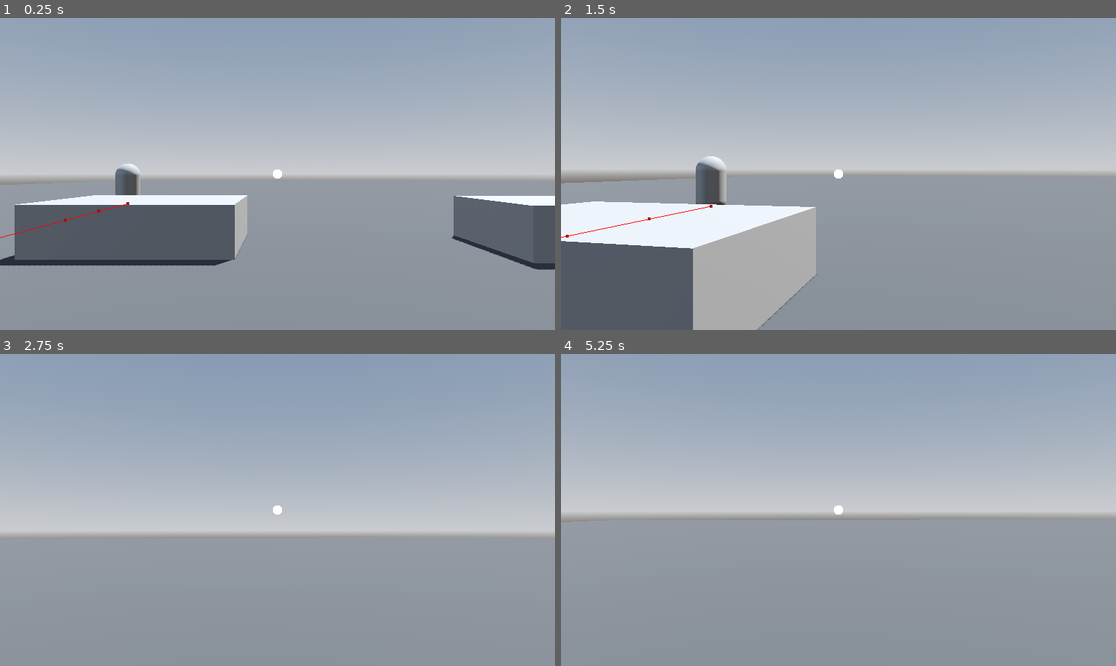
Above: before the commit, frames 1-4 (two rows, left to right).
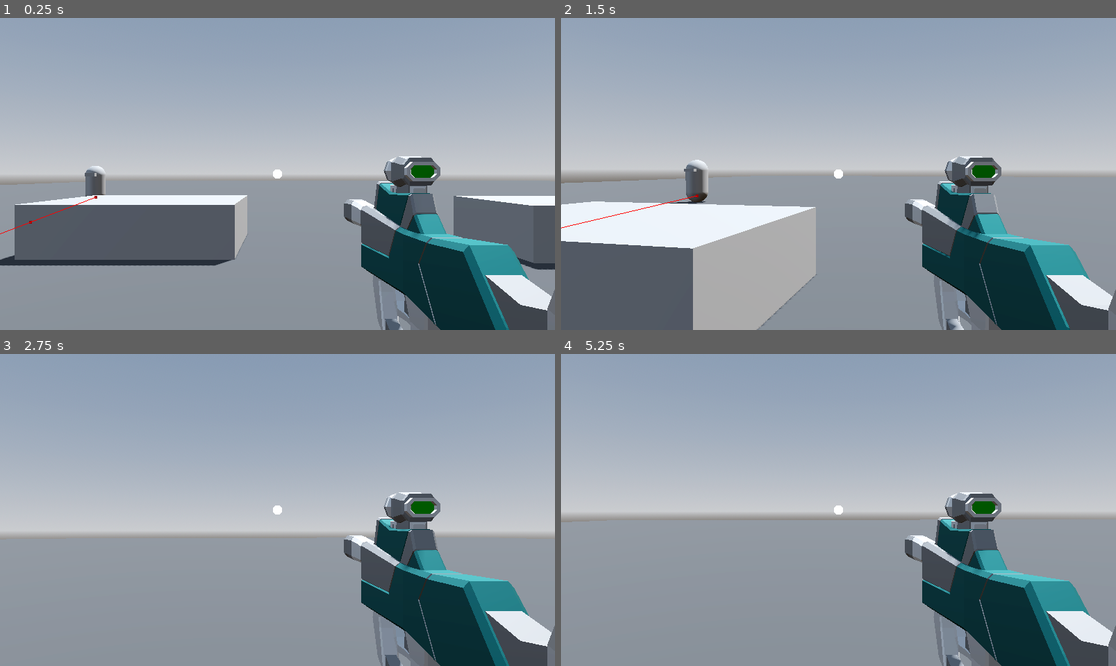
Above: after the commit, the same moments.

Repository: Skufidon-Life/my_godot_test_game
Game: Godot game, scene res://Scenes/level.tscn
The game is run twice, just before and just after one commit, with the same random seed, the same clock (stepped at 60 frames per second) and the same inputs.
Inputs (mouse positions are in pixels of both pictures, inside the frame that each line leads up to):
- Up to frame 1 (0.25 s): no input
- Up to frame 2 (1.5 s): tap Enter at 0.5 s; move the mouse to (866, 174) at 0.52 s; press the mouse at (866, 174) at 0.53 s; hold W (up) from 0.53 s (still down); tap Space (jump) at 0.77 s; move the mouse to (810, 174) at 1.27 s; release the mouse at (810, 174) at 1.28 s; click (810, 174) at 1.35 s
- Up to frame 3 (2.75 s): keep holding W (up); tap Space (jump) at 1.52 s; move the mouse to (288, 503) at 2.02 s; press the mouse at (288, 503) at 2.03 s
- Up to frame 4 (5.25 s): keep holding W (up); tap Space (jump) at 2.75, 3.02, 3.77, 4.25, 4.52 s; move the mouse to (832, 516) at 2.77 s; release the mouse at (832, 516) at 2.78 s; click (832, 516) at 2.85 s; tap Enter at 3.5 s; move the mouse to (877, 513) at 3.52 s; press the mouse at (877, 513) at 3.53 s; move the mouse to (794, 506) at 4.27 s; release the mouse at (794, 506) at 4.28 s; click (794, 506) at 4.35 s; move the mouse to (844, 510) at 5.02 s; press the mouse at (844, 510) at 5.03 s

The runs differ from the first frame. In frame 1, 12% of the frame differs, in the area x 0-100%, y 44-100%; in frame 2, 12%; in frame 3, 11%; in frame 4, 11%.

Commit message:
добавил оружие

Diff:
--- a/Scenes/enemy.tscn
+++ b/Scenes/enemy.tscn
@@ -1,10 +1,51 @@
-[gd_scene load_steps=4 format=3 uid="uid://ut4gfcf2ixel"]
+[gd_scene load_steps=8 format=3 uid="uid://ut4gfcf2ixel"]
 
 [ext_resource type="Script" uid="uid://dw00qjpo0wtx1" path="res://Scripts/enemy.gd" id="1_hghv2"]
 
 [sub_resource type="CapsuleMesh" id="CapsuleMesh_1f0kj"]
 
 [sub_resource type="CapsuleShape3D" id="CapsuleShape3D_afpow"]
+
+[sub_resource type="BoxMesh" id="BoxMesh_hghv2"]
+size = Vector3(0.495, 0.15, 0.46)
+
+[sub_resource type="Animation" id="Animation_1f0kj"]
+resource_name = "hit"
+length = 0.5
+loop_mode = 1
+tracks/0/type = "value"
+tracks/0/imported = false
+tracks/0/enabled = true
+tracks/0/path = NodePath("MeshInstance3D2:position")
+tracks/0/interp = 1
+tracks/0/loop_wrap = true
+tracks/0/keys = {
+"times": PackedFloat32Array(0, 0.233333, 0.5),
+"transitions": PackedFloat32Array(1, 1, 1),
+"update": 0,
+"values": [Vector3(0, 0.518993, 0.402247), Vector3(0, 0.519, 0.517), Vector3(0, 0.518993, 0.402247)]
+}
+
+[sub_resource type="Animation" id="Animation_afpow"]
+length = 0.001
+tracks/0/type = "value"
+tracks/0/imported = false
+tracks/0/enabled = true
+tracks/0/path = NodePath("MeshInstance3D2:position")
+tracks/0/interp = 1
+tracks/0/loop_wrap = true
+tracks/0/keys = {
+"times": PackedFloat32Array(0),
+"transitions": PackedFloat32Array(1),
+"update": 0,
+"values": [Vector3(0, 0.518993, 0.402247)]
+}
+
+[sub_resource type="AnimationLibrary" id="AnimationLibrary_287tu"]
+_data = {
+&"RESET": SubResource("Animation_afpow"),
+&"hit": SubResource("Animation_1f0kj")
+}
 
 [node name="Enemy" type="CharacterBody3D"]
 script = ExtResource("1_hghv2")
@@ -17,3 +58,12 @@
 
 [node name="NavigationAgent3D" type="NavigationAgent3D" parent="."]
 debug_enabled = true
+
+[node name="MeshInstance3D2" type="MeshInstance3D" parent="."]
+transform = Transform3D(1, 0, 0, 0, 1, 0, 0, 0, 1, 0, 0.518993, 0.402247)
+mesh = SubResource("BoxMesh_hghv2")
+
+[node name="AnimationPlayer" type="AnimationPlayer" parent="."]
+libraries = {
+&"": SubResource("AnimationLibrary_287tu")
+}
--- a/Scenes/level.tscn
+++ b/Scenes/level.tscn
@@ -67,4 +67,4 @@
 material = SubResource("StandardMaterial3D_tumq0")
 
 [node name="Enemy" parent="." instance=ExtResource("3_6phgx")]
-transform = Transform3D(1, 0, 0, 0, 1, 0, 0, 0, 1, -17.4497, 1.1, 25.8265)
+transform = Transform3D(1, 0, 0, 0, 1, 0, 0, 0, 1, -20.927, 1.1, 21.4726)
--- a/Scenes/player.tscn
+++ b/Scenes/player.tscn
@@ -1,7 +1,8 @@
-[gd_scene load_steps=5 format=3 uid="uid://dnw0q61hnubg7"]
+[gd_scene load_steps=6 format=3 uid="uid://dnw0q61hnubg7"]
 
 [ext_resource type="Script" uid="uid://ctp40sb6uerb" path="res://Scripts/player.gd" id="1_v0iea"]
 [ext_resource type="Script" uid="uid://b77ciorgyh6ds" path="res://Scripts/camera_3d.gd" id="2_cvnsp"]
+[ext_resource type="PackedScene" uid="uid://c8srx0l7d3lqg" path="res://Scenes/smg.tscn" id="3_6t5aa"]
 
 [sub_resource type="CapsuleMesh" id="CapsuleMesh_f60y1"]
 
@@ -28,3 +29,5 @@
 fov = 45.0
 script = ExtResource("2_cvnsp")
 smooth_streigh = 10.0
+
+[node name="Weapon" parent="camera_pivot/Camera3D" instance=ExtResource("3_6t5aa")]
--- /dev/null
+++ b/Scenes/smg.tscn
@@ -0,0 +1,9 @@
+[gd_scene load_steps=3 format=3 uid="uid://c8srx0l7d3lqg"]
+
+[ext_resource type="PackedScene" uid="uid://cxd6vfaucj32t" path="res://Scenes/weapon.tscn" id="1_udryi"]
+[ext_resource type="PackedScene" uid="uid://bp5cbkxe3uepv" path="res://Scenes/SMG.glb" id="2_sovh5"]
+
+[node name="Weapon" instance=ExtResource("1_udryi")]
+
+[node name="SMG" parent="." index="1" instance=ExtResource("2_sovh5")]
+transform = Transform3D(1, 0, 0, 0, 1, 0, 0, 0, 1, 0.455, -0.26, -1.13)
--- /dev/null
+++ b/Scenes/weapon.tscn
@@ -0,0 +1,9 @@
+[gd_scene load_steps=2 format=3 uid="uid://cxd6vfaucj32t"]
+
+[ext_resource type="Script" uid="uid://dyddlyydyqahx" path="res://weapon.gd" id="1_er6cq"]
+
+[node name="Weapon" type="Node3D"]
+script = ExtResource("1_er6cq")
+
+[node name="Timer" type="Timer" parent="."]
+one_shot = true
--- a/Scripts/enemy.gd
+++ b/Scripts/enemy.gd
@@ -5,6 +5,10 @@
 const JUMP_VELOCITY = 4.5
 @onready var navigation_agent_3d: NavigationAgent3D = $NavigationAgent3D
 var player
+var is_provoked: bool = false
+var attack_range := 1.5
+var agro_range:= 15.0
+
 
 func _ready() -> void:
 	player = get_tree().get_first_node_in_group("player")
@@ -19,11 +23,30 @@
 
 
 	var direction = global_position.direction_to(next_postion)
-	if direction:
-		velocity.x = direction.x * SPEED
-		velocity.z = direction.z * SPEED
-	else:
-		velocity.x = move_toward(velocity.x, 0, SPEED)
-		velocity.z = move_toward(velocity.z, 0, SPEED)
+	var distance = global_position.distance_to(player.global_position)
 
-	#move_and_slide()
+	if distance < agro_range:
+		is_provoked = true
+
+	if is_provoked:
+		if distance <= attack_range:
+			attack()
+
+		if direction:
+			look_at_target(direction)
+			velocity.x = direction.x * SPEED
+			velocity.z = direction.z * SPEED
+		else:
+			velocity.x = move_toward(velocity.x, 0, SPEED)
+			velocity.z = move_toward(velocity.z, 0, SPEED)
+
+	move_and_slide()
+
+
+func look_at_target(direction):
+	var adjusted_direction = direction
+	adjusted_direction.y = 0
+	look_at(adjusted_direction + global_position, Vector3.UP, true)
+
+func attack():
+	print(1)
--- a/project.godot
+++ b/project.godot
@@ -42,3 +42,8 @@
 "events": [Object(InputEventKey,"resource_local_to_scene":false,"resource_name":"","device":-1,"window_id":0,"alt_press …(191 unchanged characters)…
 ]
 }
+fire={
+"deadzone": 0.2,
+"events": [Object(InputEventMouseButton,"resource_local_to_scene":false,"resource_name":"","device":-1,"window_id":0,"alt_pressed":false,"shift_pressed":false,"ctrl_pressed":false,"meta_pressed":false,"button_mask":1,"position":Vector2(237, 23),"global_position":Vector2(246, 71),"factor":1.0,"button_index":1,"canceled":false,"pressed":true,"double_click":false,"script":null)
+]
+}
--- /dev/null
+++ b/weapon.gd
@@ -0,0 +1,15 @@
+extends Node3D
+
+@onready var timer: Timer = $Timer
+var firerate:= 10
+# Called when the node enters the scene tree for the first time.
+func _ready() -> void:
+	pass # Replace with function body.
+
+
+# Called every frame. 'delta' is the elapsed time since the previous frame.
+func _process(delta: float) -> void:
+	if Input.is_action_pressed("fire"):
+		if timer.is_stopped():
+			timer.start(1.0 / firerate)
+			print(123)
Binary file added: Scenes/SMG.glb
Not shown, added: Scenes/SMG.glb.import
Binary file added: Scenes/SMG_Palette-Colour.png
Not shown, added: Scenes/SMG_Palette-Colour.png.import
Not shown, added: weapon.gd.uid
